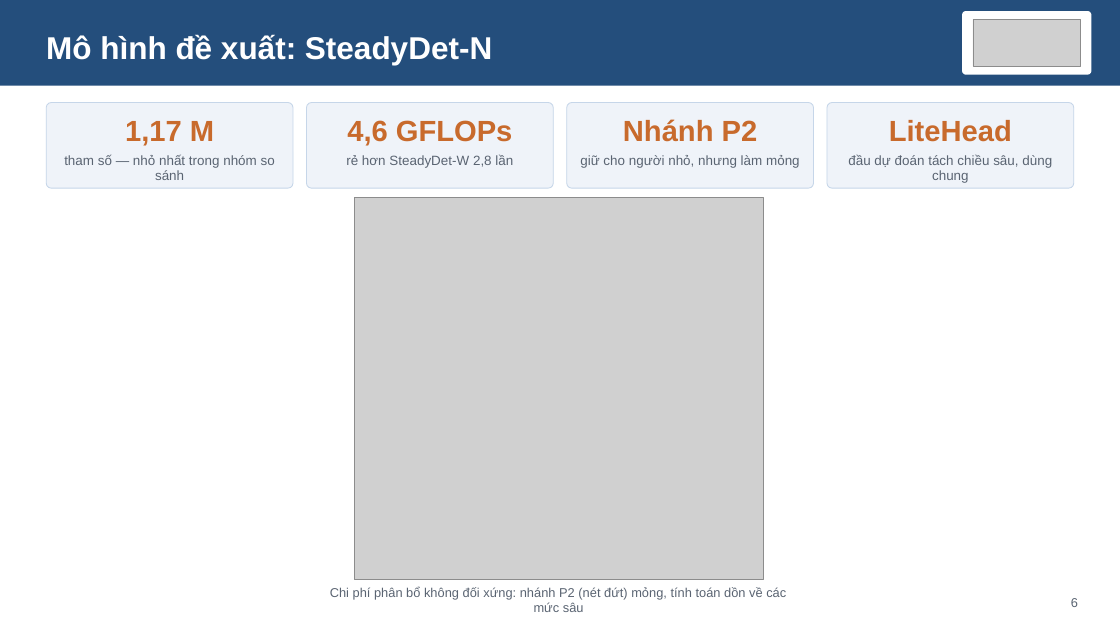
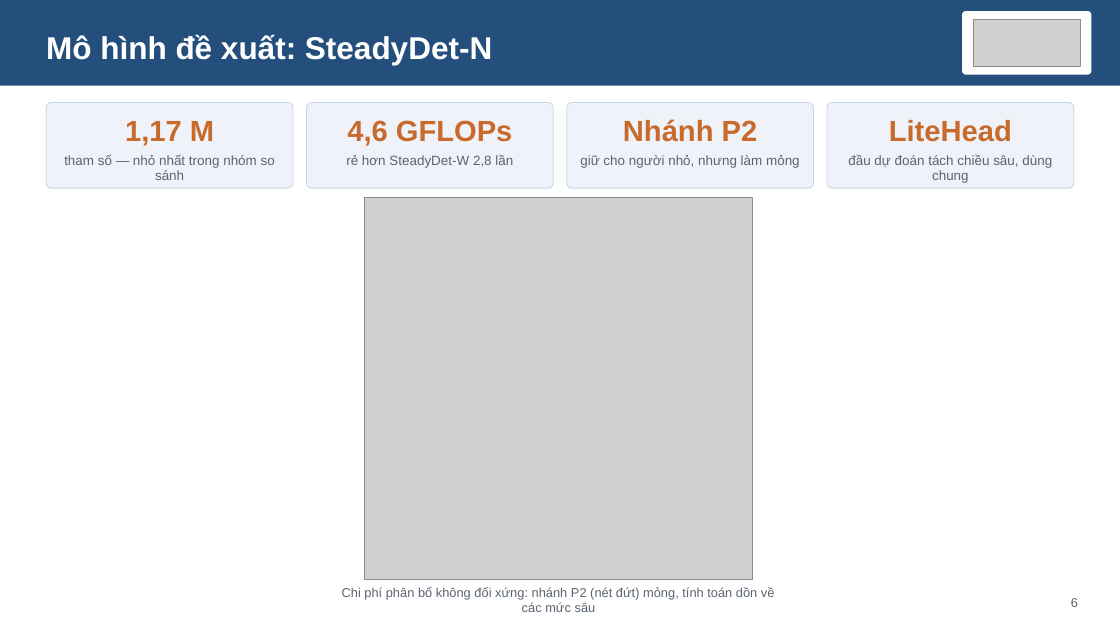
Before and after one commit to NhanHuynh2006/Drone_Following, a slide deck: slide 6 of nckh_SV2026-474/slides/SteadyDet-N_nghiem_thu_nhe.pptx. Drawn at 1120x630 pixels with LibreOffice and Linux fonts; fonts in the diff are those of the drawing; grey boxes stand for pictures. Boxes give left, top, right and bottom in pixels: in the first picture for what was removed or moved away, otherwise in the second. Text is boxed around its words. In the diff, an @@ line names an element or a change of style, - is before the commit and + after.

```diff
--- a/nckh_SV2026-474/slides/SteadyDet-N_nghiem_thu_nhe.pptx
+++ b/nckh_SV2026-474/slides/SteadyDet-N_nghiem_thu_nhe.pptx
@@ picture: place and size @@
-picture at [355,197,764,580]
+picture at [365,197,752,580]
@@ text "Chi phí phân bổ không ..." rewrapped from [330,587,786,612] to [342,587,775,612] @@
```
Also in this commit, not shown: 2 other slides changed, 12 other files.
